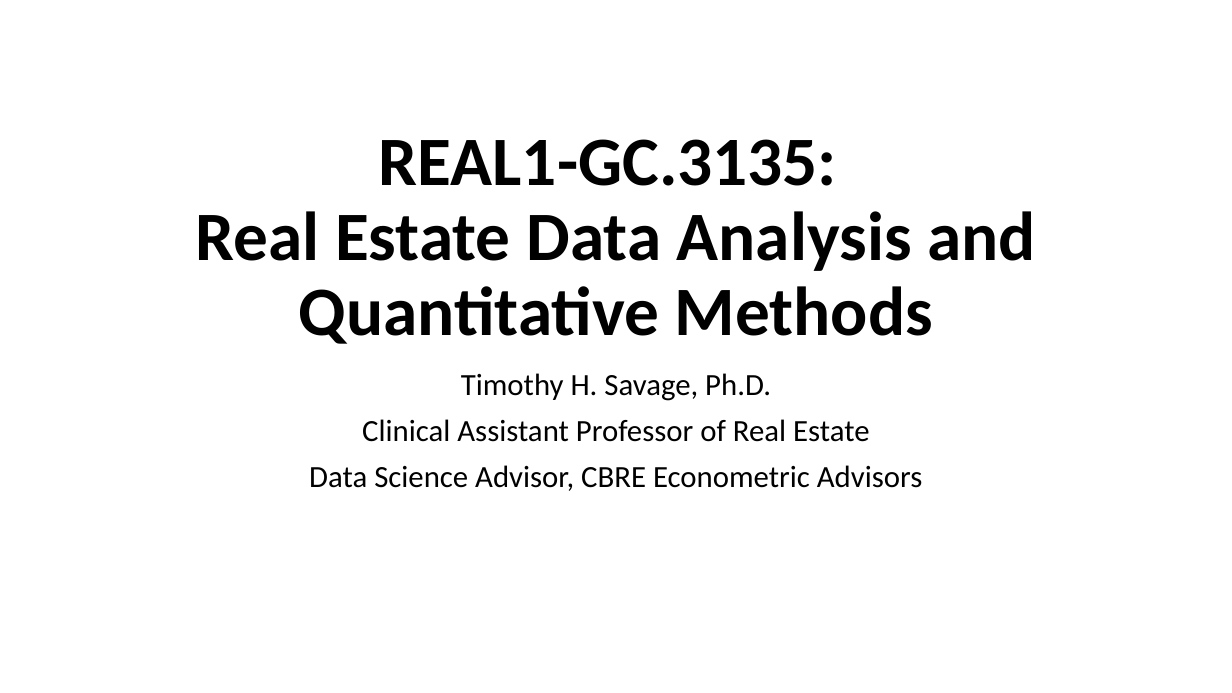
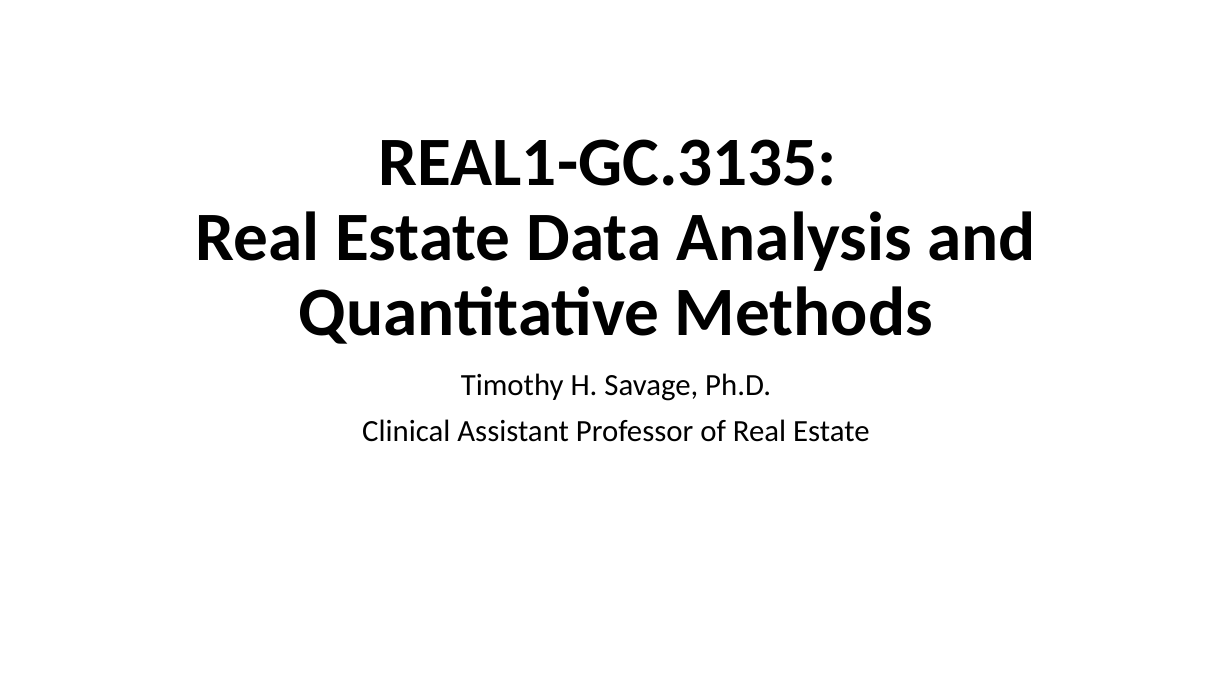
Before and after one commit to thsavage/Code-Shards, a slide deck: slide 1 of Session 1.pptx. Drawn at 1232x693 pixels with LibreOffice and Linux fonts; fonts in the diff are those of the drawing. Boxes give left, top, right and bottom in pixels: in the first picture for what was removed or moved away, otherwise in the second. Text is boxed around its words. In the diff, an @@ line names an element or a change of style, - is before the commit and + after.

```diff
--- a/Session 1.pptx
+++ b/Session 1.pptx
@@ subtitle at (309,465,922,491): paragraph removed @@
-Data Science Advisor, CBRE Econometric Advisors
```
Also in this commit, not shown: 10 other slides changed, 7 slides added, 1 other file.
